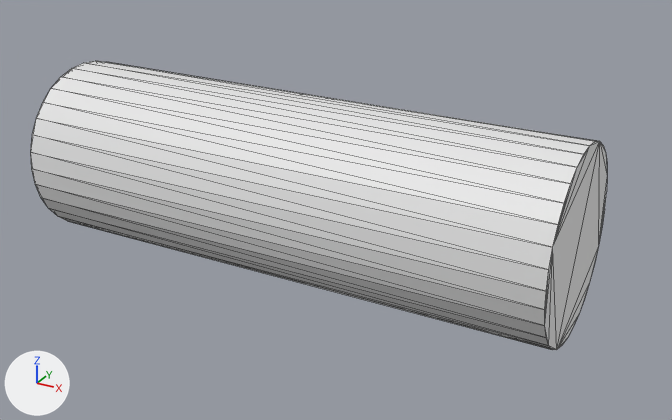
One commit to the COLLADA model resources/EntornosParaTests/cilindro_submarino.dae: the scene before it, then after it.
Rendered twice from a 50 mm lens placed at (1.444, -2.405, 1.149), pointed at (0.116, 0.008, -0.057). The lights are fixed; the arrows at lower left show +X, +Y and +Z. Mesh edges are drawn as thin lines.
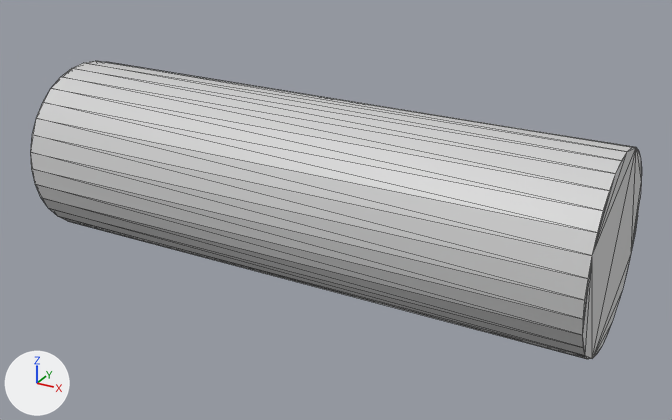
The newer file is also turned or shifted as a whole; pictures and numbers use the older file's frame.

What differs and where, as boxes [x1, y1, x2, y2] in the pictures (672 x 420 px):
'Cylinder_001', recoloured, moved, rescaled (6% wider): before [31, 61, 607, 350]; after [31, 61, 642, 359]

What the commit changed:
Material 'Material' (mat_material) is new.
Its base color is (0.64, 0.64, 0.64) (light grey #d1d1d1).
Its roughness is 0.44.
me_cylinder_001 has 64 vertices, 124 faces and spans x -0.3..0.3, y -0.3..0.3, z -0.9..0.9.
me_cylinder_001 now uses material mat_material (light grey #d1d1d1).
Object 'Cylinder_001' (ob_cylinder_001) moves from (0.0, 0.0, 0.0) to (0.05, 0.0, 0.0).
Object 'Cylinder_001' (ob_cylinder_001) is rescaled from (1.0, 1.0, 1.0) to (1.0, 1.0, 1.06).
